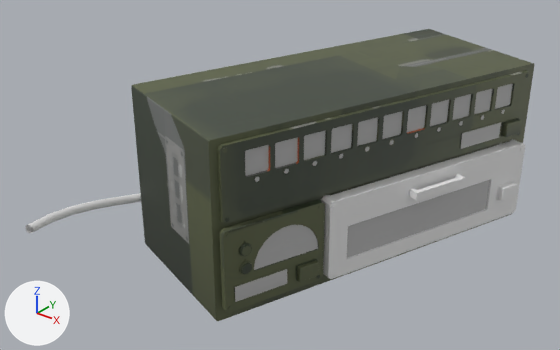
An edit to the FBX model Assets/_Assets/Models/MultiUnits_01.fbx, drawn before and after from the same camera.
One viewpoint serves both versions: a 50 mm lens placed at (7.84, -1.97, 13.5), pointed at (2.66, 4.5, 9.49). The axes (+X, +Y, +Z) are drawn at lower left. The lights are the same throughout. The first picture is the older version. Where no turn or scale is listed for an object, it has been applied to the vertices.

In view in the first picture: 'bottombaseUnit', 'colorM_btn_v1', 'colorMeter_mod_v1', 'modBox_cord_v1', 'photomKnob_v1.01', 'photomKnob_v1.02', 'photomMod_v1', 'photom_btn_v1', 'spectromMod_v1' and 1 more.
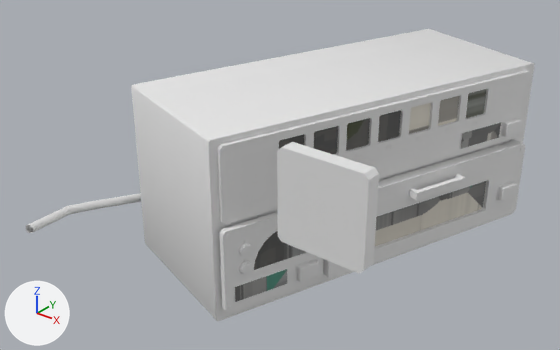
What differs and where, as boxes [x1, y1, x2, y2] in the pictures (560 x 350 px; the box of a moved part takes in the faces that stretch with it):
'bottombaseUnit', recoloured (lighter)
    both: [131, 29, 534, 321]
'spectromMod_v1', reshaped
    before: [321, 139, 525, 279]
    after: [323, 139, 525, 279]
'colorMeter_highlight', added
    after: [277, 142, 379, 273]
'photom_btn_v1', recoloured (green to white)
    both: [297, 260, 319, 282]
'colorM_btn_v1', recoloured (lighter)
    both: [502, 119, 522, 137]
'photomKnob_v1.01', recoloured
    both: [239, 241, 252, 256]
'photomKnob_v1.02', recoloured
    both: [239, 259, 252, 274]
part 1 of me_cube_197, reshaped
    both: [328, 144, 525, 279]
part 2 of me_cube_173, moved or reshaped
    before: [221, 70, 530, 177]
    after: [221, 70, 530, 175]
part 3 of me_cube_173, surface changed (black to grey)
    before: [220, 110, 425, 225]
    after: [220, 93, 483, 225]
part 4 of me_cube_173, recoloured
    both: [217, 74, 529, 225]
part 5 of me_cube_173, recoloured (darker)
    before: [245, 105, 501, 176]
    after: [279, 89, 501, 154]
part 6 of me_cube_194, recoloured (green to white)
    before: [219, 200, 325, 313]
    after: [219, 212, 323, 313]
part 7 of me_cube_194, recoloured (darker)
    before: [235, 225, 318, 302]
    after: [235, 231, 306, 302]

The change, as a list of edits to the scene's bpy script:
```text
Change me_cube_197:
    remove me_cube_197.from_pydata(...)  # 232 vertices, 218 faces; spans x -1.4..1.28, y -1.67..1.71, z -0.48..0.48
    add me_cube_197.from_pydata(...)  # 242 vertices, 224 faces; spans x -1.4..1.28, y -1.67..1.71, z -0.48..0.48
    me_cube_197 part 1
    8 vertices are removed from x 0.38..1.11, y -1.44..0.62, z -0.29..0.13
    7 faces are deleted
    13 vertices are added at x 0.36..1.09, y -1.43..0.6, z -0.3..0.14
    5 new vertices lie (0.05, -0.02, 0.0) away from vertices in x 0.37..1.05, y -1.37..0.6, z -0.29..0.13
    12 new faces join them, mat_basemod_color_01_001 (white #e7e7e7)
    1 new face joins them, mat_material_002 (picture img_mod_stack_s2_0_base_base_color_png)
    remove me_cube_197.materials.append(mat_screens_01_001)  # grey #b5b5b5
    add me_cube_197.materials.append(mat_material_002)  # picture img_mod_stack_s2_0_base_base_color_png
Change me_cube_193:
    where me_cube_193.from_pydata(...)  # 36 vertices, 25 faces; spans x -0.08..0.078, y -0.13..0.132, z -0.087..0.087
    remove me_cube_193.materials.append(mat_basemod_color_001)  # picture img_centermonitor_base_base_color_png
    add me_cube_193.materials.append(mat_basemod_color_01_001)  # white #e7e7e7
Change me_cube_173:
    remove me_cube_173.from_pydata(...)  # 380 vertices, 354 faces; spans x -0.73..0.73, y -2.01..2.01, z -0.37..0.48
    add me_cube_173.from_pydata(...)  # 317 vertices, 297 faces; spans x -0.73..0.73, y -2.01..2.01, z -0.37..0.48
    me_cube_173 part 2
    76 vertices are removed from x -0.14..0.64, y -0.44..1.75, z 0.09..0.48
    91 faces are deleted
    4 vertices in x 0.08..0.11, y 0.18..0.21, z 0.09..0.1 move by (0.29, 0.84, -0.02)
    4 vertices in x 0.08..0.11, y 0.18..0.21, z 0.36..0.37 move by (0.29, 0.84, 0.02)
    3 vertices in x -0.48..-0.45, y -1.42..-1.41, z 0.09..0.1 move by (0.15, 0.44, -0.02)
    3 vertices in x -0.48..-0.45, y -1.42..-1.41, z 0.36..0.37 move by (0.15, 0.44, 0.02)
    3 vertices in x -0.39..-0.36, y -1.16..-1.15, z 0.09..0.1 move by (0.16, 0.47, -0.02)
    3 vertices in x -0.39..-0.36, y -1.16..-1.15, z 0.36..0.37 move by (0.16, 0.47, 0.02)
    84 vertices move from x -0.59..0.31, y -1.75..1.0, z 0.09..0.48 to x -0.47..0.5, y -1.39..1.52, z 0.07..0.48
    13 vertices are added at x 0.09..0.58, y 0.24..1.56, z 0.08..0.48
    32 new faces join them, mat_basemod_color_01_001 (white #e7e7e7)
    2 new faces join them, mat_material_002 (picture img_mod_stack_s2_0_base_base_color_png)
    me_cube_173 part 3: 34 kept faces spanning x -0.66..0.5, y -2.01..1.31, z -0.37..0.48 get new texture (UV) coordinates
    me_cube_173 part 4: 256 faces spanning x -0.73..0.73, y -2.01..2.01, z -0.37..0.48 switch from mat_basemod_color_001 (picture img_centermonitor_base_base_color_png) to mat_basemod_color_01_001 (white #e7e7e7)
    me_cube_173 part 5: 7 faces spanning x -0.47..0.68, y -1.38..1.88, z -0.29..0.39 switch from mat_screens_001 (grey #b5b5b5) to mat_material_002 (picture img_mod_stack_s2_0_base_base_color_png)
Change me_cylinder_125:
    where me_cylinder_125.from_pydata(...)  # 114 vertices, 94 faces; spans x -0.041..0.034, y -0.064..0.075, z -0.086..0.086
    remove me_cylinder_125.materials.append(mat_basemod_color_001)  # picture img_centermonitor_base_base_color_png
Change me_cube_194:
    where me_cube_194.from_pydata(...)  # 216 vertices, 192 faces; spans x -0.235..0.235, y -0.59..0.59, z -0.483..0.483
    me_cube_194 part 6: all 190 faces that had it switch from mat_basemod_color_001 (picture img_centermonitor_base_base_color_png) to mat_basemod_color_01_001 (white #e7e7e7)
    me_cube_194 part 7: all 2 faces that had it switch from mat_screens_001 (grey #b5b5b5) to mat_material_002 (picture img_mod_stack_s2_0_base_base_color_png)
Change me_cylinder_124:
    where me_cylinder_124.from_pydata(...)  # 114 vertices, 94 faces; spans x -0.041..0.034, y -0.064..0.075, z -0.086..0.086
    remove me_cylinder_124.materials.append(mat_basemod_color_001)  # picture img_centermonitor_base_base_color_png
Change me_cube_190:
    where me_cube_190.from_pydata(...)  # 36 vertices, 25 faces; spans x -1.43..1.77, y -0.82..3.98, z -1.28..0.79
    remove me_cube_190.materials.append(mat_basemod_color_001)  # picture img_centermonitor_base_base_color_png
Change me_cube_172:
    where me_cube_172.from_pydata(...)  # 36 vertices, 26 faces; spans x -0.081..0.078, y -0.13..0.132, z -0.087..0.087
    remove me_cube_172.materials.append(mat_basemod_color_001)  # picture img_centermonitor_base_base_color_png
Add me_cube_093:
    me_cube_093.from_pydata([(-0.425, -0.498, -0.474), (-0.469, -0.498, -0.429), (-0.469, -0.498, 0.429), (-0.425, -0.498, 0.474), (0.47, -0.497, -0.429), (0.425, -0.497, -0.474), (0.425, -0.497, 0.474), (0.47, -0.497, 0.429), (-0.47, -0.342, -0.429), (-0.47, -0.342, 0.429), (-0.425, -0.342, 0.474), (0.425, -0.341, 0.474), (0.469, -0.341, -0.429), (0.469, -0.341, 0.429), (0.425, -0.341, -0.474), (-0.425, -0.342, -0.474)], [], [(2, 1, 0, 5, 4, 7, 6, 3), (0, 15, 14, 5), (1, 8, 15, 0), (5, 14, 12, 4), (6, 11, 10, 3), (3, 10, 9, 2), (7, 13, 11, 6), (4, 12, 13, 7), (2, 9, 8, 1)])
Add ob_colormeter_highlight:
    ob_colormeter_highlight = bpy.data.objects.new('colorMeter_highlight', me_cube_093)
    ob_colormeter_highlight.location = (4.426, 3.345, 10.314)
```
